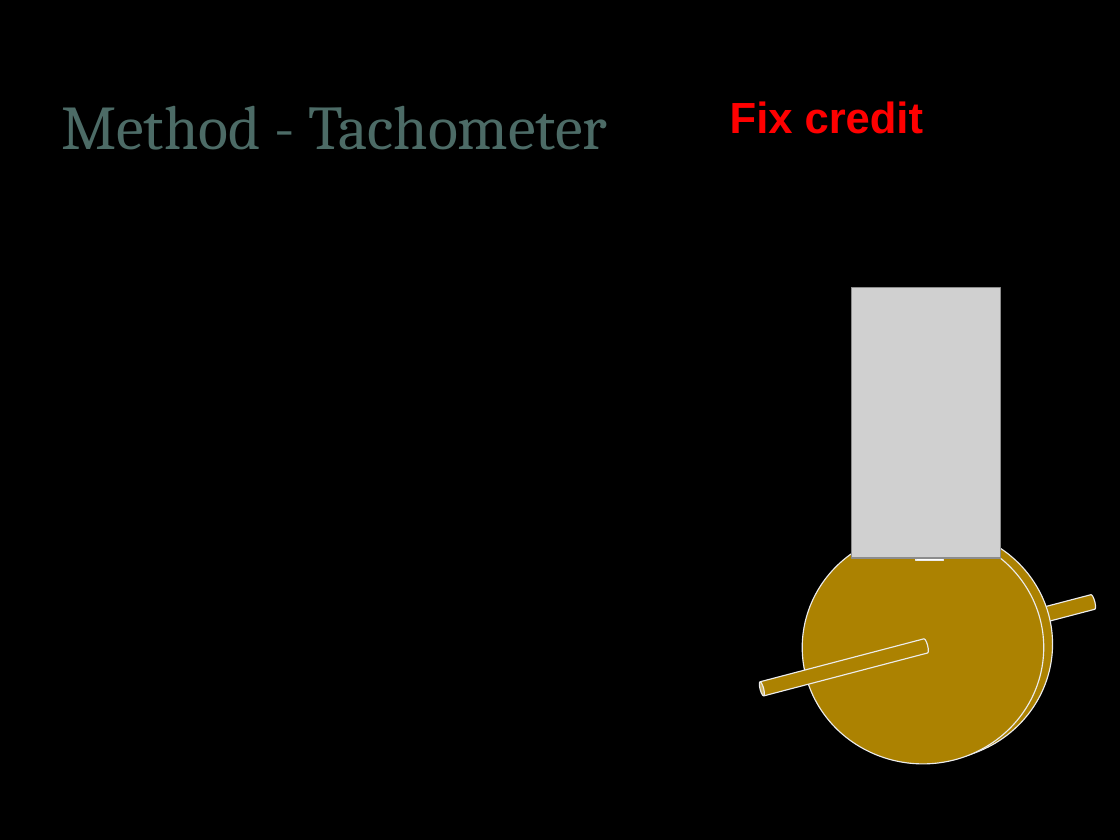
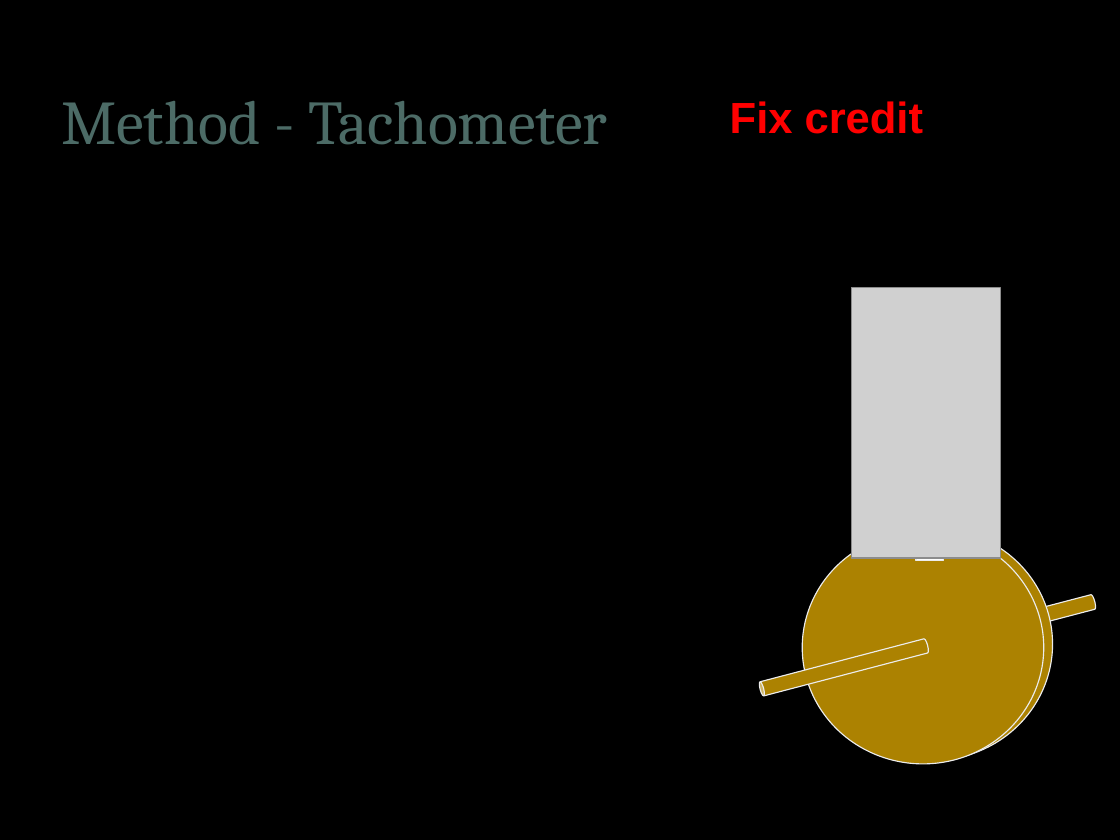
Before and after one commit to CharlotteElle/GyroProject, a slide deck: slide 10 of Project_Presentation.pptx. Drawn at 1120x840 pixels with LibreOffice and Linux fonts; fonts in the diff are those of the drawing; grey boxes stand for pictures; background and template pictures are left out. Boxes give left, top, right and bottom in pixels: in the first picture for what was removed or moved away, otherwise in the second. Text is boxed around its words. In the diff, an @@ line names an element or a change of style, - is before the commit and + after.

```diff
--- a/Project_Presentation.pptx
+++ b/Project_Presentation.pptx
@@ title "Method - Tachometer" moved from (x1=61, y1=106, x2=608, y2=150) to (x1=61, y1=101, x2=608, y2=145) @@
```
Also in this commit, not shown: 1 other slide changed.
